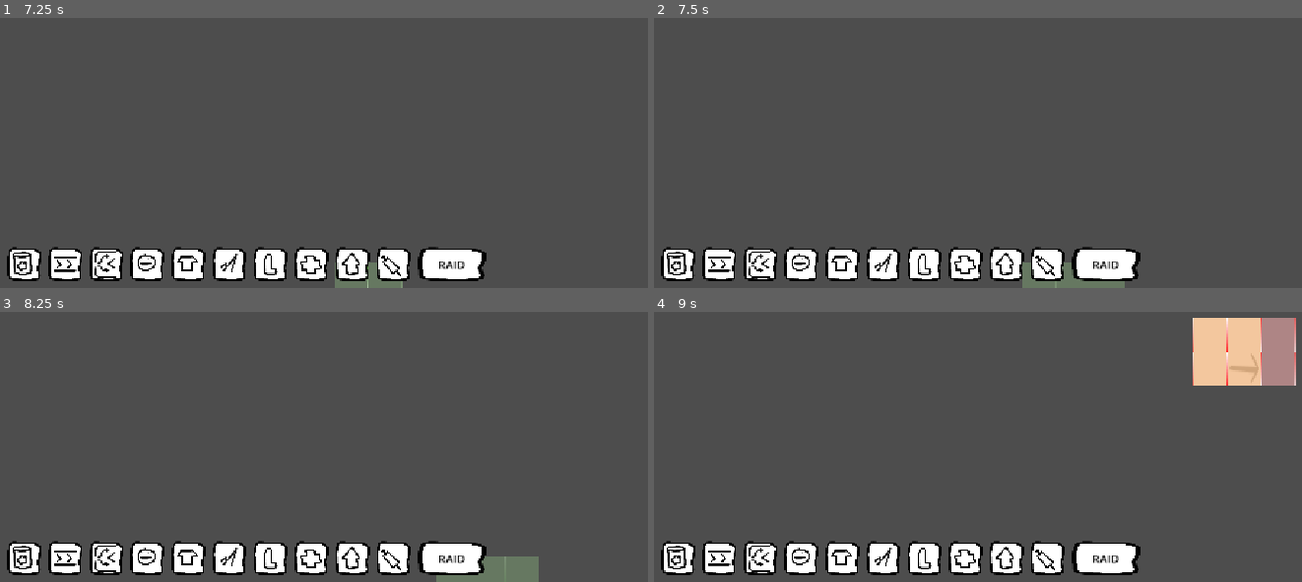
Above: before the commit, frames 1-4 (two rows, left to right).
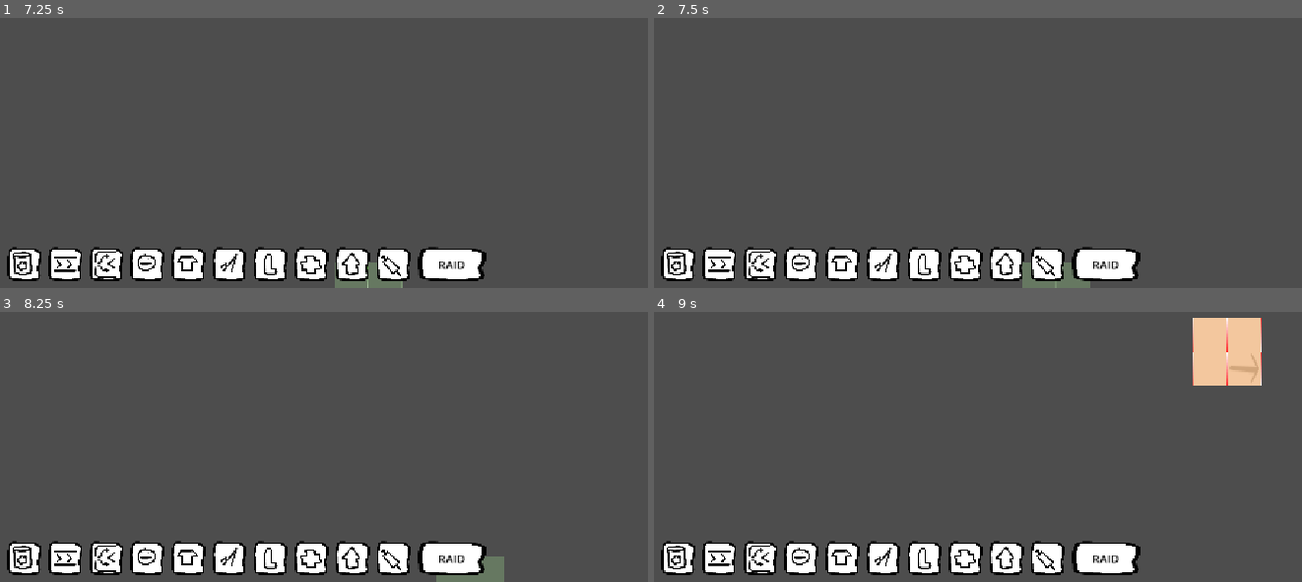
Above: after the commit, the same moments.

Repository: Schlutzkrapfen/Camara-Game
Game: Godot game, scene res://Levels/main_scene.tscn
Same seed, same stepped clock (60 frames per second), same inputs: the game is played once before the commit and once after it.
Inputs (mouse positions are in pixels of both pictures, inside the frame that each line leads up to):
- Up to frame 1 (7.25 s): click (25, 263) at 0.5 s; click (64, 263) at 1.25 s; click (103, 263) at 2 s; click (149, 263) at 2.75 s; click (187, 263) at 3.5 s; click (226, 263) at 4.25 s; click (272, 263) at 5 s; click (311, 263) at 5.75 s; click (349, 263) at 6.5 s
- Up to frame 2 (7.5 s): click (1049, 263) at 7.25 s
- Up to frame 3 (8.25 s): click "RAID" at 8 s
- Up to frame 4 (9 s): tap Enter at 8.75 s; move the mouse to (1224, 339) at 8.77 s; hold 9 (Upgrader) from 8.78 s (still down); tap 0 (Aliver) at 8.85 s; click (1224, 339) at 8.92 s

Frame 1 is identical in both runs. In frame 2, 0.1% of the frame differs, in the area x 67-73%, y 97-100%; in frame 3, 0.5%; in frame 4, 1.3%, in the area x 93-100%, y 2-28%.
Error in both runs: Invalid assignment of property or key 'locked' with value of type 'bool' on a base object of type 'Nil'. (res://script/globals/GameManager.gd:80)

Commit message:
added the last options for factories

Diff:
--- a/Resourcen/aliver.tres
+++ b/Resourcen/aliver.tres
@@ -5,7 +5,7 @@
 
 [resource]
 script = ExtResource("3_fysok")
-size = Vector2i(3, 2)
+size = Vector2i(2, 2)
 tilemap_id = 3
 craft_time = 4.0
 input = Array[Script]([ExtResource("1_n0qn3")])
--- a/Resourcen/foot_maker.tres
+++ b/Resourcen/foot_maker.tres
@@ -1,7 +1,7 @@
 [gd_resource type="Resource" script_class="BuildingResource" format=3 uid="uid://cjpybu4fymwfq"]
 
 [ext_resource type="Script" uid="uid://4rxcymabsf8u" path="res://script/goo.gd" id="1_ggts6"]
-[ext_resource type="PackedScene" uid="uid://h4gm0w78c05t" path="res://Levels/Creature/head.tscn" id="2_wkky3"]
+[ext_resource type="PackedScene" uid="uid://br6rp8mmcsbyd" path="res://Levels/Creature/leg.tscn" id="2_ggts6"]
 [ext_resource type="Script" uid="uid://c46u5wpm1rwce" path="res://Resourcen/building_resource.gd" id="3_4oy0f"]
 
 [resource]
@@ -10,7 +10,7 @@
 tilemap_id = 3
 craft_time = 1.0
 input = Array[Script]([ExtResource("1_ggts6")])
-output = Array[PackedScene]([ExtResource("2_wkky3")])
+output = Array[PackedScene]([ExtResource("2_ggts6")])
 output_tile = Dictionary[Vector2i, int]({
 Vector2i(1, 1): 0
 })
--- a/Resourcen/horn_maker.tres
+++ b/Resourcen/horn_maker.tres
@@ -1,7 +1,7 @@
 [gd_resource type="Resource" script_class="BuildingResource" format=3 uid="uid://bl4n2fw6kjl75"]
 
 [ext_resource type="Script" uid="uid://4rxcymabsf8u" path="res://script/goo.gd" id="1_rbs7q"]
-[ext_resource type="PackedScene" uid="uid://h4gm0w78c05t" path="res://Levels/Creature/head.tscn" id="2_w8qdp"]
+[ext_resource type="PackedScene" uid="uid://bw0t0tccsh34l" path="res://Levels/Creature/spike_1.tscn" id="2_rbs7q"]
 [ext_resource type="Script" uid="uid://c46u5wpm1rwce" path="res://Resourcen/building_resource.gd" id="3_gw76o"]
 
 [resource]
@@ -10,7 +10,7 @@
 tilemap_id = 3
 craft_time = 1.0
 input = Array[Script]([ExtResource("1_rbs7q")])
-output = Array[PackedScene]([ExtResource("2_w8qdp")])
+output = Array[PackedScene]([ExtResource("2_rbs7q")])
 output_tile = Dictionary[Vector2i, int]({
 Vector2i(1, 1): 0
 })
--- a/Resourcen/torso_maker.tres
+++ b/Resourcen/torso_maker.tres
@@ -1,7 +1,7 @@
 [gd_resource type="Resource" script_class="BuildingResource" format=3 uid="uid://cebvjto3m5g8p"]
 
 [ext_resource type="Script" uid="uid://4rxcymabsf8u" path="res://script/goo.gd" id="1_ipgg6"]
-[ext_resource type="PackedScene" uid="uid://h4gm0w78c05t" path="res://Levels/Creature/head.tscn" id="2_iue05"]
+[ext_resource type="PackedScene" uid="uid://te3wdjrwjvf3" path="res://Levels/Creature/torso.tscn" id="2_ipgg6"]
 [ext_resource type="Script" uid="uid://c46u5wpm1rwce" path="res://Resourcen/building_resource.gd" id="3_ydlen"]
 
 [resource]
@@ -10,7 +10,7 @@
 tilemap_id = 3
 craft_time = 1.0
 input = Array[Script]([ExtResource("1_ipgg6")])
-output = Array[PackedScene]([ExtResource("2_iue05")])
+output = Array[PackedScene]([ExtResource("2_ipgg6")])
 output_tile = Dictionary[Vector2i, int]({
 Vector2i(1, 1): 0
 })
--- a/script/spawner.gd
+++ b/script/spawner.gd
@@ -93,6 +93,19 @@
 					factory.cur_time = 0
 					factory.can_get_input = true
 
+func alive(factory:BuildData)-> bool:
+	var result: Creature = null
+	for item in factory.cur_items:
+		var creature := item as Creature
+		if creature == null:
+			continue
+		creature.is_alive = true
+		result = creature
+	factory.cur_items.clear()
+	if result:
+		factory.cur_items.append(result)
+	return output_input(factory)
+
 func upgrade_items(factory:BuildData)-> bool:
 	var result: Creature = null
 	for item in factory.cur_items:
